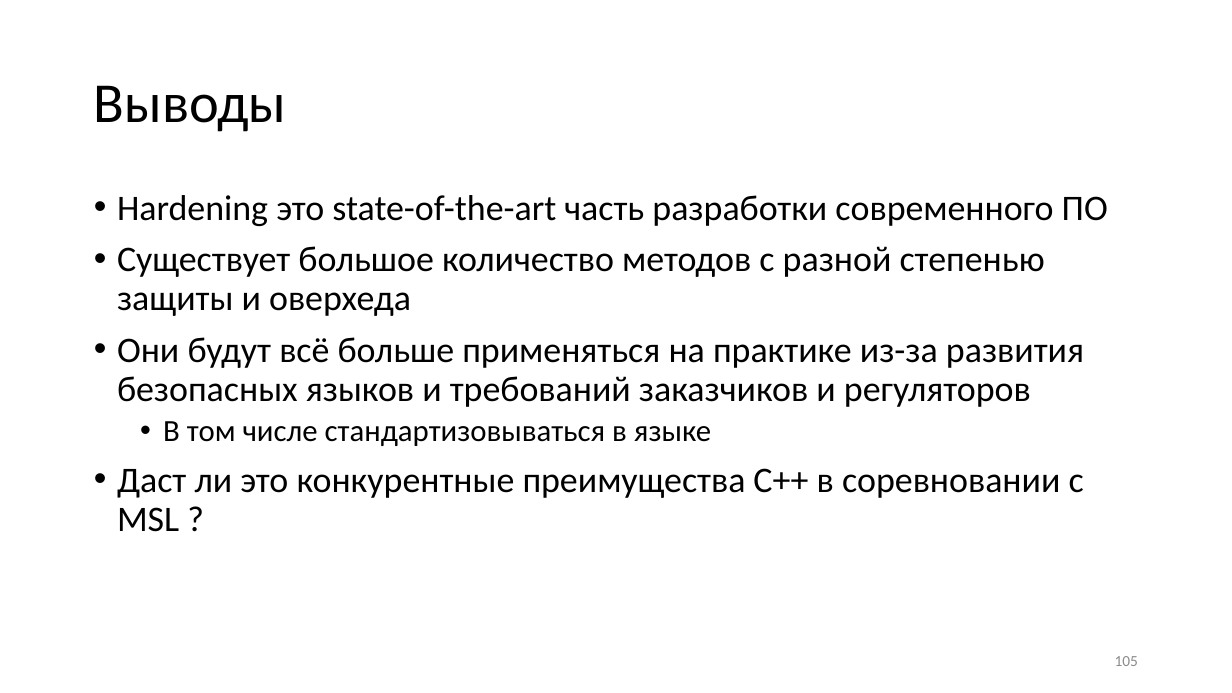
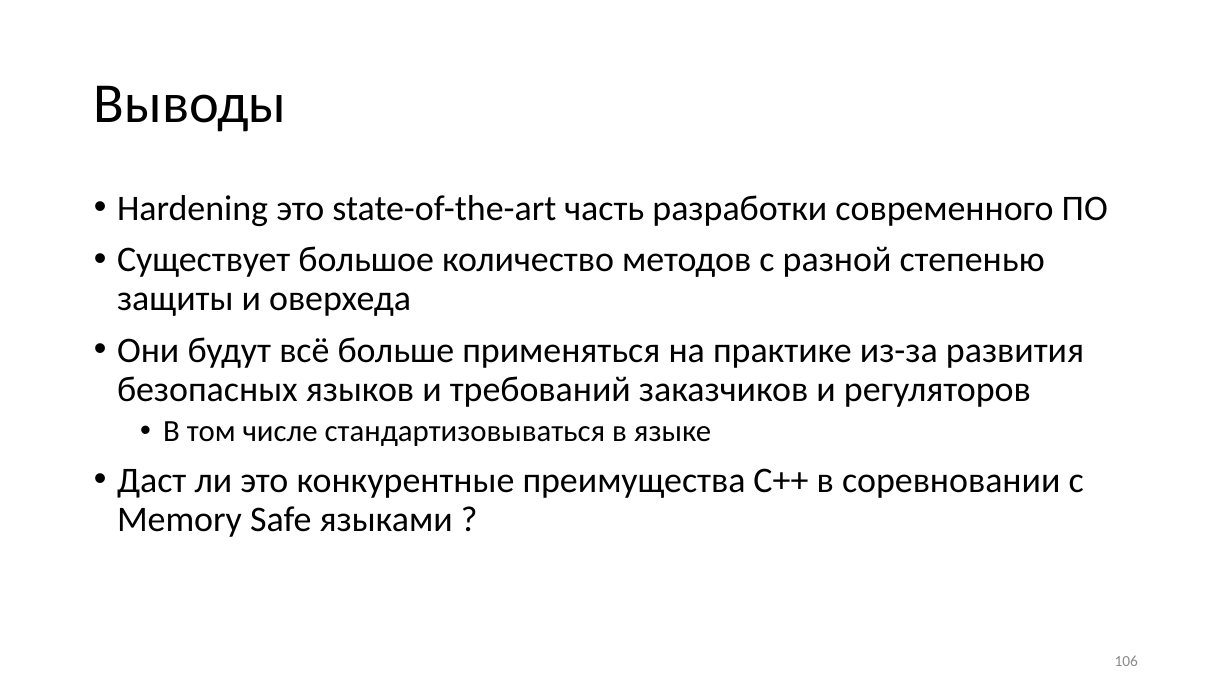
Before and after one commit to yugr/slides, a slide deck: slide 106 of CppZeroCost/2025/RU.pptx (slide 105 before the commit). Drawn at 1232x693 pixels with LibreOffice and Linux fonts; fonts in the diff are those of the drawing. Boxes give left, top, right and bottom in pixels: in the first picture for what was removed or moved away, otherwise in the second. Text is boxed around its words. In the diff, an @@ line names an element or a change of style, - is before the commit and + after.

```diff
--- a/CppZeroCost/2025/RU.pptx
+++ b/CppZeroCost/2025/RU.pptx
@@ text at (x1=117, y1=468, x2=1084, y2=537): text changed @@
-• Даст ли это конкурентные преимущества C++ в соревновании с MSL ?
+• Даст ли это конкурентные преимущества C++ в соревновании с Memory Safe языками ?
@@ page number at (x1=1115, y1=655, x2=1138, y2=666): text changed @@
-105
+106
```
Also in this commit, not shown: 36 other slides changed, 1 slide added, 4 other files.
